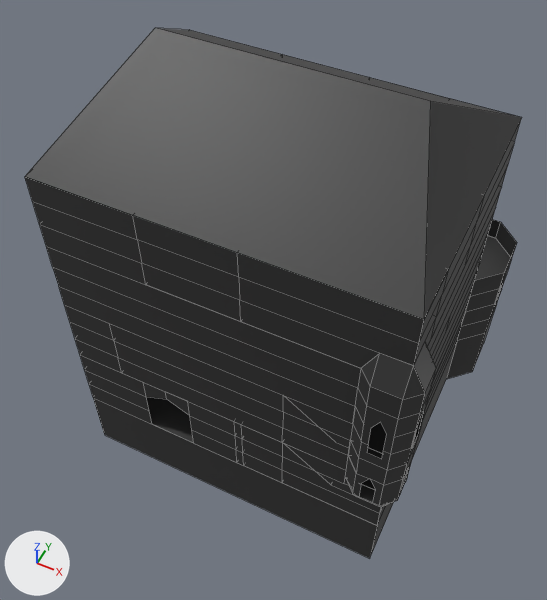
What one commit did to the Blender file Assets/Models/ShaderCastle/TexturesAndColor.blend.
One viewpoint serves both versions: a 50 mm camera at (11.21, -13.15, 27.01) aimed at (2.72, 3.84, 5.78). Lighting does not change. The marker at lower left points along +X, +Y and +Z. The older version comes first. Mesh edges are drawn as thin lines.

The scene before the commit, as lines of its bpy script (objects in view):
```python
me_plane_004 = bpy.data.meshes.new('Plane.004')
me_plane_004.from_pydata(...)  # 67 vertices, 37 faces; spans x -4.0..9.5, y -0.5..10.0, z 0.0..4.0
me_plane_004.materials.append(mat_333333)  # dark grey #333333
# before: 30 (7.5, 0.0, 3.0) at pixel (360, 368), 49 (9.0, -0.5, 3.0) at pixel (402, 399), 50 (8.0, -0.5, 3.0) at pixel (370, 386), 51 (9.0, 1.6, 3.0), 52 (9.5, 0.0, 3.0) at pixel (425, 393)
# before: 53 (9.5, 1.0, 3.0) at pixel (436, 368), 54 (9.0, 0.0, 4.0) at pixel (413, 365), 55 (8.0, 0.0, 4.0) at pixel (379, 353), 56 (9.0, 1.0, 4.0) at pixel (425, 340)
me_plane_005 = bpy.data.meshes.new('Plane.005')
me_plane_005.from_pydata(...)  # 98 vertices, 72 faces; spans x -4.0..9.0, y 0.0..10.0, z 0.0..3.0
me_plane_005.materials.append(mat_333333)  # dark grey #333333
me_plane_006 = bpy.data.meshes.new('Plane.006')
me_plane_006.from_pydata([(-4.0, 10.0, 0.0), (9.0, 10.0, 0.0), (9.0, 0.0, 0.0), (-4.0, 0.0, 0.0), (7.0, 5.0, 3.0), (-2.0, 5.0, 3.0)], [], [(2, 4, 1), (3, 5, 4, 2), (0, 1, 4, 5), (3, 0, 5)])
me_plane_006.materials.append(mat_333333)  # dark grey #333333
ob_floor__2__col = bpy.data.objects.new('Floor +2 -col', me_plane_004)
ob_floor__2__col.location = (0.0, 0.0, 6.0)
ob_floor__3__col = bpy.data.objects.new('Floor +3 -col', me_plane_005)
ob_floor__3__col.location = (0.0, 0.0, 9.0)
ob_roof = bpy.data.objects.new('Roof', me_plane_006)
ob_roof.location = (0.0, 0.0, 12.0)
# also in view: 'Floor -1 -col' at (2.5, 7.0, -1.5); 'Floor +0 -col' at (2.5, 4.0, 1.5); 'Floor +1 -col' at (2.5, 6.75, 3.75)
```
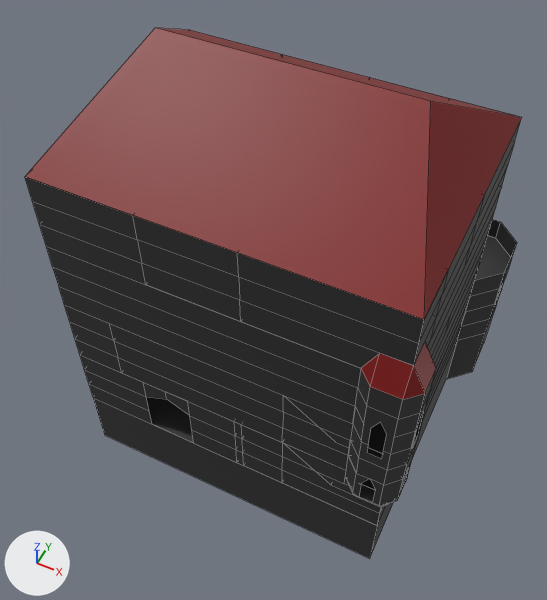
Location of each change, (x1, y1, x2, y2) in pixels of the pictures (547 x 600 px):
'Roof', reshaped (28% taller)
    before: (25, 28, 521, 319)
    after: (25, 28, 521, 400)
part 1 of me_plane_004, deleted
    before: (361, 341, 436, 400)
part 2 of me_plane_006, added (red)
    after: (361, 341, 436, 400)
part 3 of me_plane_006, recoloured (dark grey to red)
    both: (25, 28, 521, 319)

The change, as a diff of the scene's bpy script:
```diff
--- a/Assets/Models/ShaderCastle/TexturesAndColor.blend.py
+++ b/Assets/Models/ShaderCastle/TexturesAndColor.blend.py
@@ mat_roof @@
+mat_roof = principled_material('Roof')
+mat_roof.base_color = (0.214, 0.0, 0.0)  # red #7f0000
@@ me_plane_004 @@
 # used by ob_floor__2__col; location = (0.0, 0.0, 6.0)
 # verts and faces of me_plane_004; kept vertices keep their numbers, new ones are numbered from 67
-me_plane_004.from_pydata(...)  # 67 vertices, 37 faces; spans x -4.0..9.5, y -0.5..10.0, z 0.0..4.0
+me_plane_004.from_pydata(...)  # 64 vertices, 32 faces; spans x -4.0..9.5, y -0.5..10.0, z 0.0..3.0
+# me_plane_004 part 1
+delete_vertices([54, 55, 56])  # with the faces that use them
 me_plane_004.materials.append(mat_333333)
@@ me_plane_006 @@
 # used by ob_roof; location = (0.0, 0.0, 12.0)
 # verts and faces of me_plane_006; kept vertices keep their numbers, new ones are numbered from 6
-me_plane_006.from_pydata(...)  # 6 vertices, 4 faces; spans x -4.0..9.0, y 0.0..10.0, z 0.0..3.0
+me_plane_006.from_pydata(...)  # 15 vertices, 9 faces; spans x -4.0..9.5, y -0.5..10.0, z -3.0..3.0
+# me_plane_006 part 2
+verts[6] = (7.5, 0.0, -3.0)  # pixel (360, 368)
+verts[7] = (9.0, -0.5, -3.0)  # pixel (402, 399)
+verts[8] = (8.0, -0.5, -3.0)  # pixel (370, 386)
+verts[9] = (9.0, 1.6, -3.0)
+verts[10] = (9.5, 0.0, -3.0)  # pixel (425, 393)
+verts[11] = (9.5, 1.0, -3.0)  # pixel (436, 368)
+verts[12] = (9.0, 0.0, -2.0)  # pixel (413, 365)
+verts[13] = (8.0, 0.0, -2.0)  # pixel (379, 353)
+verts[14] = (9.0, 1.0, -2.0)  # pixel (425, 340)
+faces += [(10, 12, 14, 11), (7, 8, 13, 12), (7, 12, 10), (9, 11, 14), (6, 13, 8)]
+# me_plane_006 part 3: 4 faces spanning x -4.0..9.0, y 0.0..10.0, z 0.0..3.0 switch from mat_333333 (dark grey #333333) to mat_roof (red #7f0000)
```
